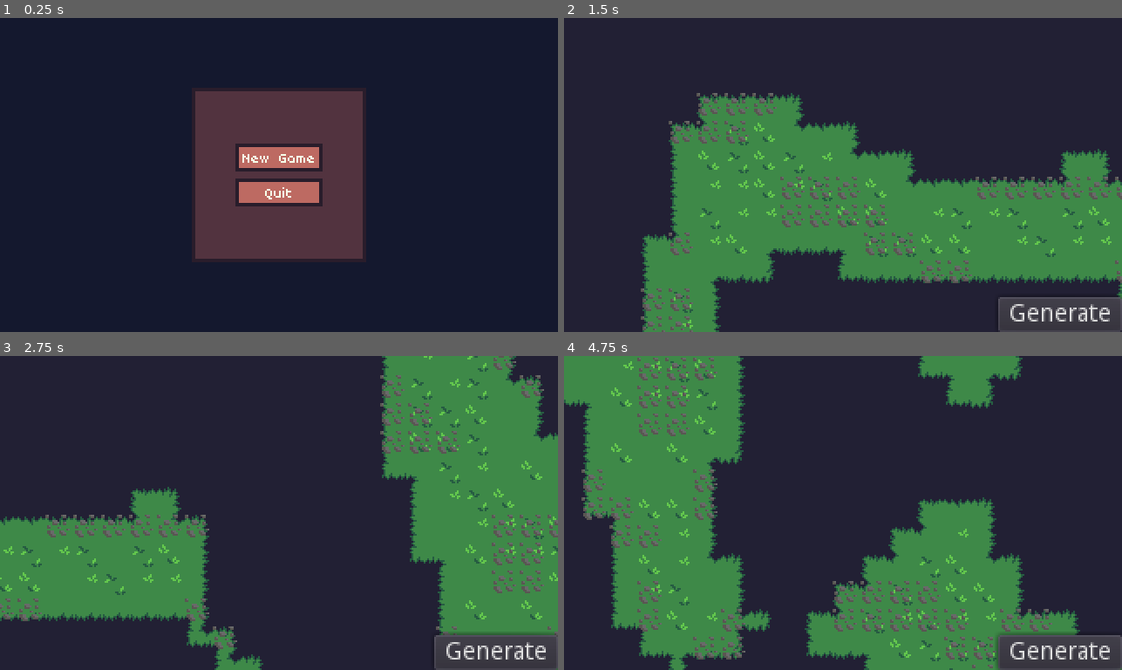
Above: before the commit, frames 1-4 (two rows, left to right).
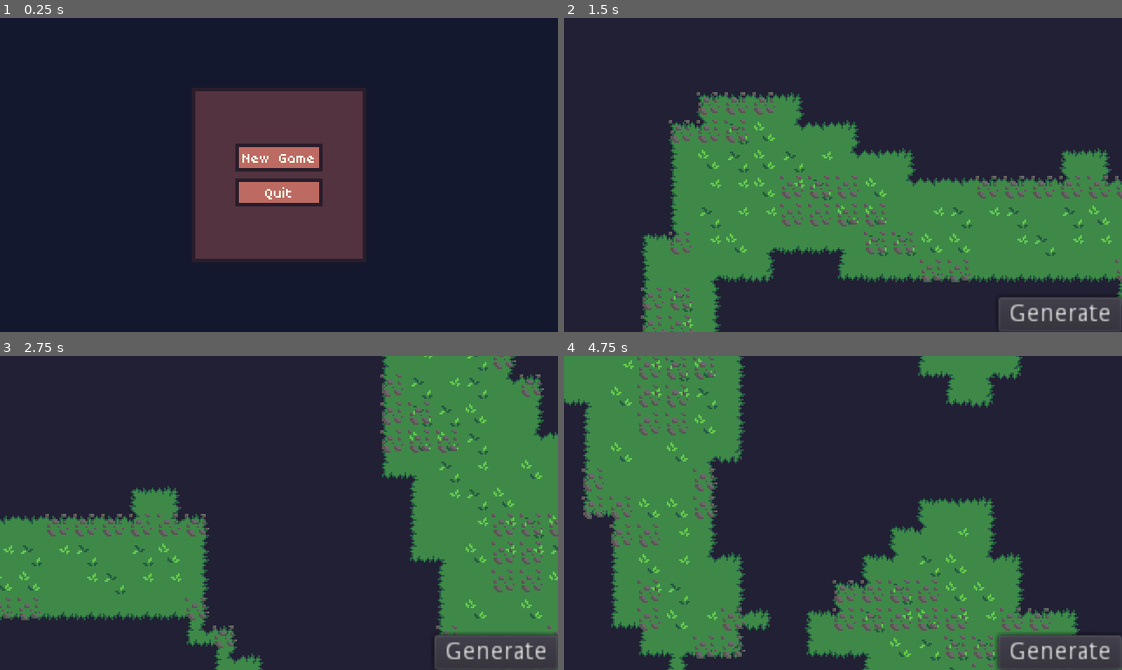
Above: after the commit, the same moments.

Repository: Byteron/floating-islands
Game: Godot game, scene res://source/menu/TitleScreen.tscn
The game is run twice, just before and just after one commit, with the same random seed, the same clock (stepped at 60 frames per second) and the same inputs.
Inputs (mouse positions are in pixels of both pictures, inside the frame that each line leads up to):
- Up to frame 1 (0.25 s): no input
- Up to frame 2 (1.5 s): click "New Game" at 0.5 s; click "Generate" at 1.25 s
- Up to frame 3 (2.75 s): tap Enter at 2 s; move the mouse to (401, 497) at 2.02 s; press the mouse at (401, 497) at 2.03 s; hold Right (ui_right) from 2.03 s (still down)
- Up to frame 4 (4.75 s): move the mouse to (731, 528) at 2.77 s; release Right (ui_right) at 2.78 s; release the mouse at (731, 528) at 2.78 s; hold Down (ui_down) 2.78-3.53 s; right-click (731, 528) at 2.85 s; move the mouse to (898, 443) at 3.52 s; press the mouse at (898, 443) at 3.53 s; hold Right (ui_right) 3.53-4.28 s; move the mouse to (815, 575) at 4.27 s; release the mouse at (815, 575) at 4.28 s; hold Up (ui_up) from 4.28 s (still down); right-click (815, 575) at 4.35 s

The runs differ from the first frame. In frame 2, 3.5% of the frame differs, in the area x 13-100%, y 23-100%; in frame 3, 3.2%; in frame 4, 4.0%, in the area x 0-100%, y 0-100%.

Commit message:
added Loader and Global autoloads to load custom resources on startup, also added basic files for constructions

Diff:
--- a/project.godot
+++ b/project.godot
@@ -9,6 +9,16 @@
 config_version=4
 
 _global_script_classes=[ {
+"base": "Node2D",
+"class": "Construction",
+"language": "GDScript",
+"path": "res://source/construction/Construction.gd"
+}, {
+"base": "Resource",
+"class": "ConstructionData",
+"language": "GDScript",
+"path": "res://source/construction/ConstructionData.gd"
+}, {
 "base": "Camera2D",
 "class": "GameCam",
 "language": "GDScript",
@@ -40,6 +50,8 @@
 "path": "res://source/game/interface/TileHighlighter.gd"
 } ]
 _global_script_class_icons={
+"Construction": "",
+"ConstructionData": "",
 "GameCam": "",
 "Interface": "",
 "Isle": "",
@@ -54,13 +66,18 @@
 run/main_scene="res://source/menu/TitleScreen.tscn"
 config/icon="res://icon.png"
 
+[autoload]
+
+Loader="*res://source/global/Loader.gd"
+Global="*res://source/global/Global.gd"
+
 [display]
 
 window/size/width=320
 window/size/height=180
 window/size/test_width=1280
 window/size/test_height=720
-window/stretch/mode="viewport"
+window/stretch/mode="2d"
 window/stretch/aspect="keep"
 
 [importer_defaults]
--- /dev/null
+++ b/source/construction/Construction.gd
@@ -0,0 +1,11 @@
+extends Node2D
+class_name Construction
+
+onready var sprite := $Sprite as Sprite
+
+static func instance():
+	return load("res://source/construction/Construction.tscn").instance()
+
+func initialize(data: ConstructionData):
+	name = data.name
+	sprite.texture = data.texture
--- /dev/null
+++ b/source/construction/Construction.tscn
@@ -0,0 +1,14 @@
+[gd_scene load_steps=4 format=2]
+
+[ext_resource path="res://source/construction/Construction.gd" type="Script" id=1]
+[ext_resource path="res://graphics/images/tiles/rails.png" type="Texture" id=2]
+
+[sub_resource type="AtlasTexture" id=1]
+atlas = ExtResource( 2 )
+region = Rect2( 112, 48, 16, 16 )
+
+[node name="Construction" type="Node2D"]
+script = ExtResource( 1 )
+
+[node name="Sprite" type="Sprite" parent="."]
+texture = SubResource( 1 )
--- /dev/null
+++ b/source/construction/ConstructionData.gd
@@ -0,0 +1,6 @@
+extends Resource
+class_name ConstructionData
+
+export var id := ""
+export var name := ""
+export var texture : Texture = null
--- /dev/null
+++ b/source/global/Global.gd
@@ -0,0 +1,12 @@
+extends Node
+
+var constructions := {}
+
+func _ready() -> void:
+	_load_constructions()
+
+func _load_constructions():
+	var files = Loader.load_dir("res://data/constructions/", ["tres"])
+
+	for file in files:
+		constructions[file.data.id] = file.data
--- /dev/null
+++ b/source/global/Loader.gd
@@ -0,0 +1,51 @@
+extends Node
+
+func load_dir(path: String, extentions: Array, load_resource := true) -> Array:
+	return _get_directory_data(path, [], extentions, load_resource)
+
+func _get_directory_data(path: String, directory_data: Array, extentions: Array, load_resource: bool) -> Array:
+	var directory := Directory.new()
+
+	if not directory.open(path) == OK:
+		print("Loader: failed to load ", path, ", return [] (open)")
+		return []
+
+	if not directory.list_dir_begin(true, true) == OK:
+		print("Loader: failed to load ", path, ", return [] (list_dir_begin)")
+		return []
+
+	var sub_path := ""
+
+	while true:
+		sub_path = directory.get_next()
+
+		if sub_path == "." or sub_path == ".." or sub_path.begins_with("_"):
+			continue
+
+		elif sub_path == "":
+			break
+
+		elif directory.current_is_dir():
+			directory_data = _get_directory_data(directory.get_current_dir() + "/" + sub_path, directory_data, extentions, load_resource)
+		else:
+			if not extentions.has(sub_path.get_extension()):
+				continue
+
+			var file_data: Dictionary = _get_file_data(directory.get_current_dir() + "/" + sub_path, load_resource)
+			directory_data.append(file_data)
+
+	directory.list_dir_end()
+
+	return directory_data
+
+func _get_file_data(path: String, load_resource: bool) -> Dictionary:
+	var file_data := {
+		id = path.get_file().get_basename(), # Filename, no extension
+		path = path, # Full path to file (includes extension)
+		data = load(path) if load_resource else null
+	}
+
+	if load_resource and file_data.data == null:
+		print("Loader: could not load file: ", path)
+
+	return file_data
